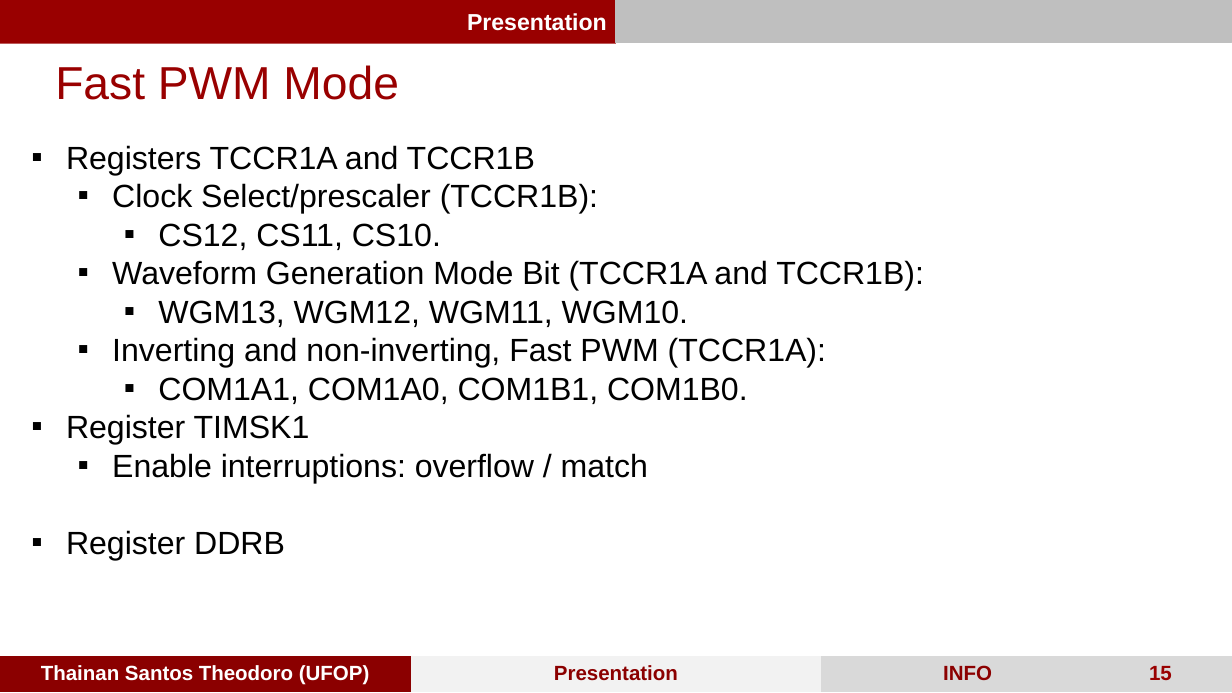
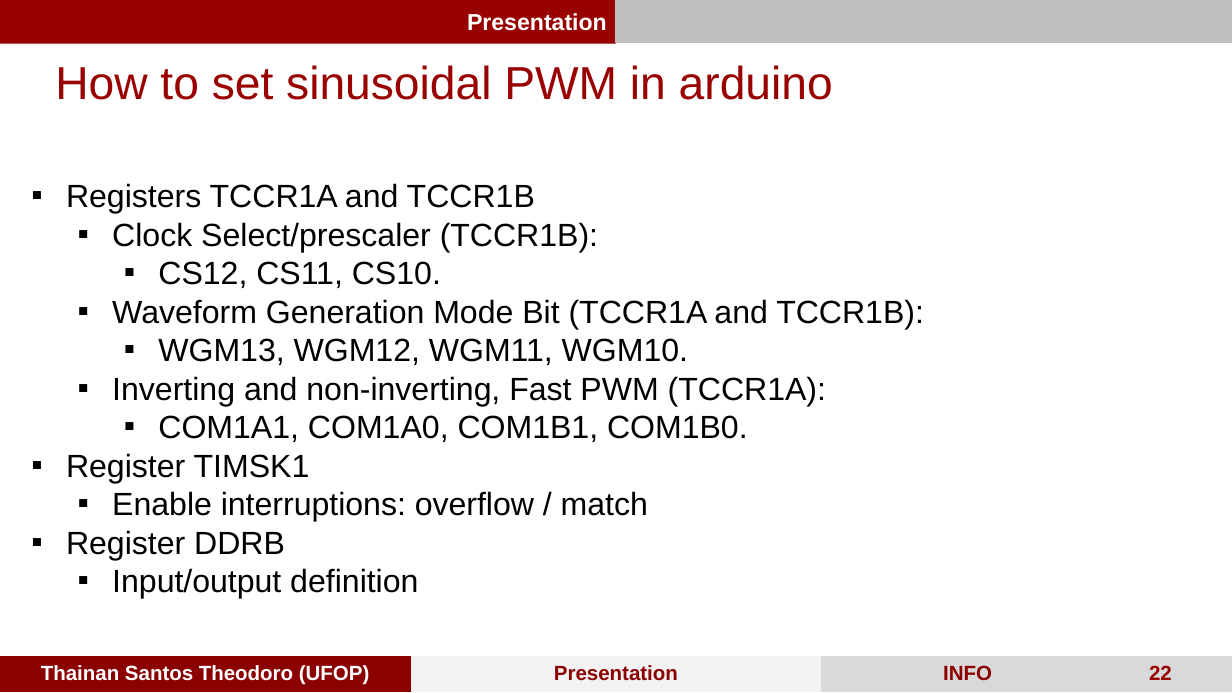
Before and after one commit to ThainanST/sPWM_arduino, a slide deck: slide 22 of Arduino PWM.pptx (slide 15 before the commit). Drawn at 1232x693 pixels with LibreOffice and Linux fonts; fonts in the diff are those of the drawing. Boxes give left, top, right and bottom in pixels: in the first picture for what was removed or moved away, otherwise in the second. Text is boxed around its words. In the diff, an @@ line names an element or a change of style, - is before the commit and + after.

```diff
--- a/Arduino PWM.pptx
+++ b/Arduino PWM.pptx
@@ text at <box>55,65,833,100</box>: text changed @@
-  Fast PWM Mode
+  How to set sinusoidal PWM in arduino
@@ text at <box>112,568,418,599</box>: paragraph added @@
+  ▪ Input/output definition
@@ page number at <box>1149,665,1172,680</box>: text changed @@
-15
+22
```
Also in this commit, not shown: 14 other slides changed, 26 slides added, 3 slides removed, 50 other files.
